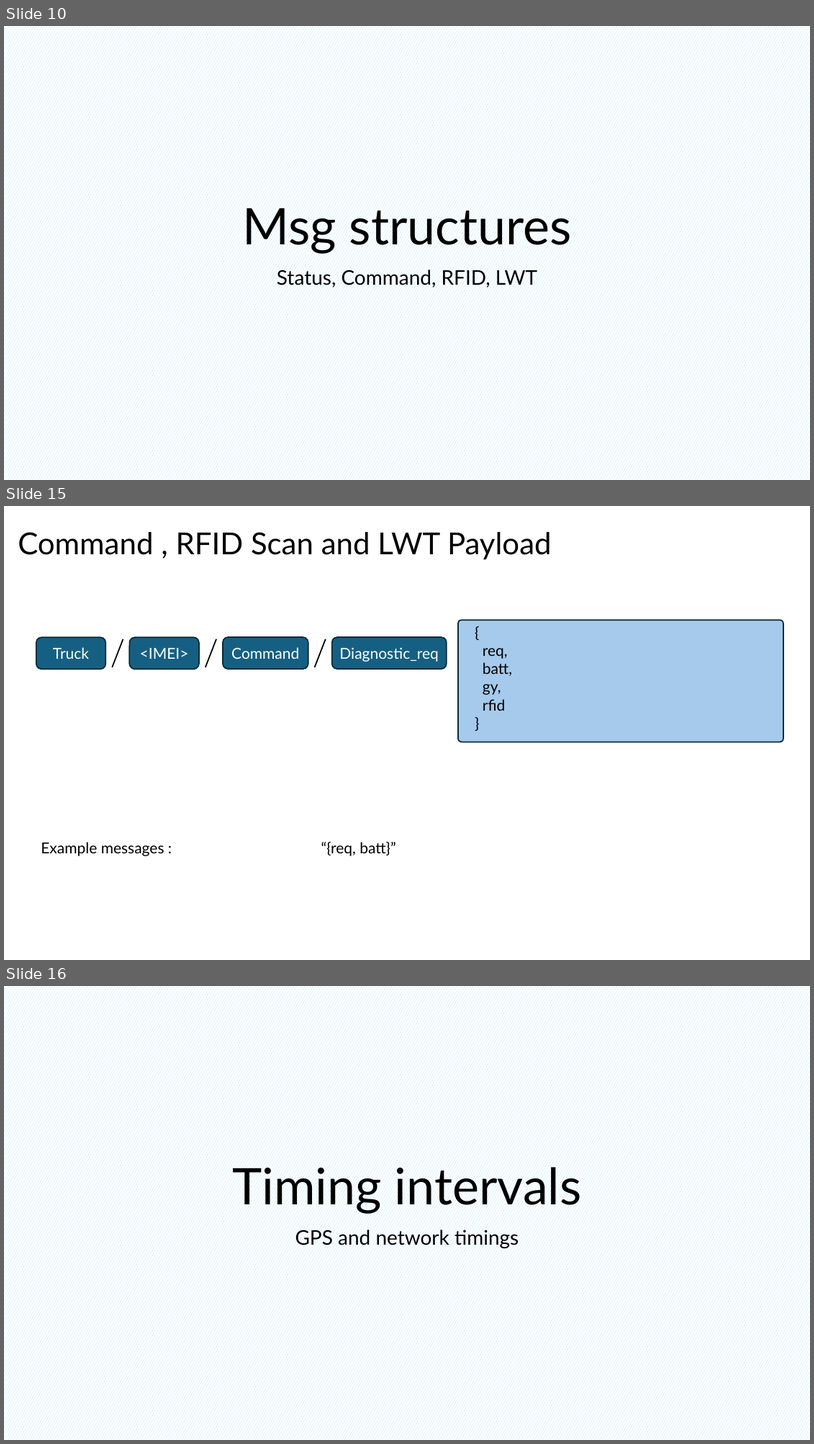
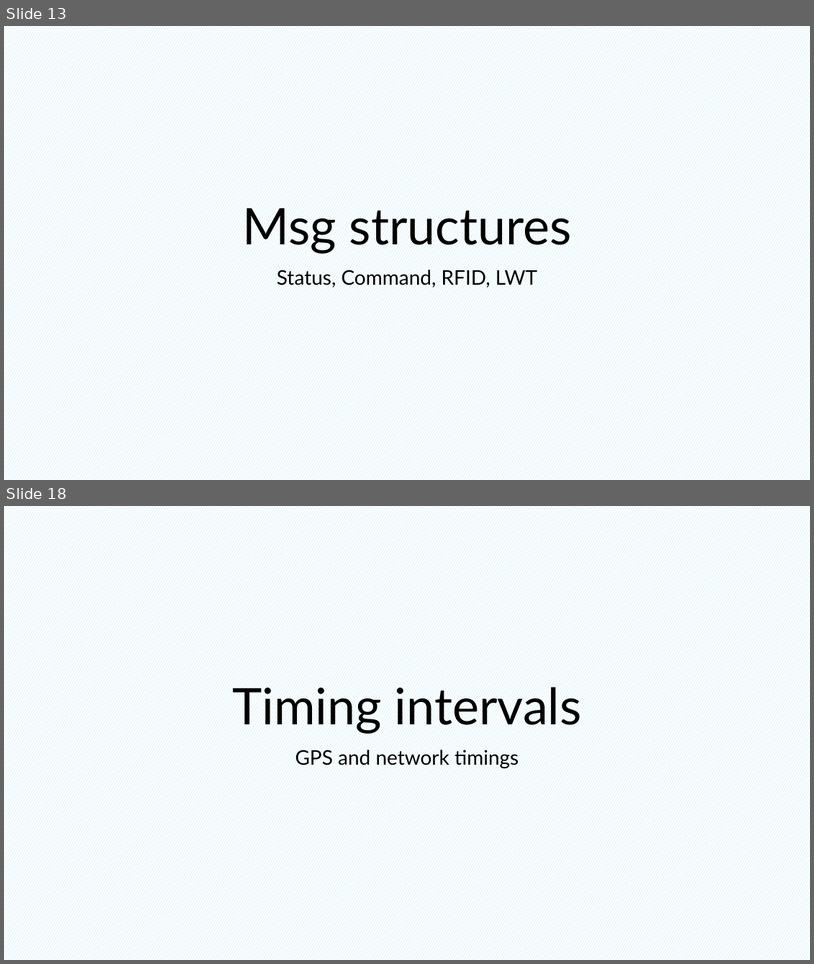
Before and after one commit to hamidrezaHemati/MQTT-AutoLock, a slide deck: Structure/Communication Workflow — MQTT Design & Architecture.pptx. Shown one above the other, each under a label of ours: slides 10, 15 and 16 before the commit, slides 13 and 18 after it; the slides between them are not shown. The pictures are 814x1444 and 814x964 pixels, drawn with LibreOffice and Linux fonts; fonts in the diff are those of the drawing. Boxes give left, top, right and bottom in pixels: in the first picture for what was removed or moved away, otherwise in the second. Text is boxed around its words. In the diff, an @@ line names an element or a change of style, - is before the commit and + after.

```diff
--- a/Structure/Communication Workflow — MQTT Design & Architecture.pptx
+++ b/Structure/Communication Workflow — MQTT Design & Architecture.pptx
@@ slide 15 removed at [4, 506, 810, 960], background #FFFFFF @@
@@ title removed at [18, 532, 552, 560] @@
-Command , RFID Scan and LWT Payload
@@ rounded rectangle removed at [458, 620, 784, 741] @@
@@ rounded rectangle removed at [36, 637, 106, 669] @@
-Truck
@@ line removed from (124, 639) to (112, 667) @@
@@ rounded rectangle removed at [130, 637, 199, 669] @@
-<IMEI>
@@ line removed from (216, 639) to (206, 667) @@
@@ rounded rectangle removed at [223, 637, 309, 669] @@
-Command
@@ line removed from (326, 639) to (315, 667) @@
@@ rounded rectangle removed at [332, 637, 447, 669] @@
-Diagnostic_req
@@ text removed at [483, 648, 512, 710] @@
-{
-req,
-batt,
-gy,
-rfid
-}
@@ text removed at [41, 842, 165, 856] @@
-Example messages :
@@ text removed at [322, 842, 396, 856] @@
-“{req, batt}”
@@ what was slide 10 is now slide 13 @@
@@ what was slide 16 is now slide 18 @@
```
Also in this commit, not shown: 6 slides changed, 5 slides added, 1 other slide removed, 4 other files.
